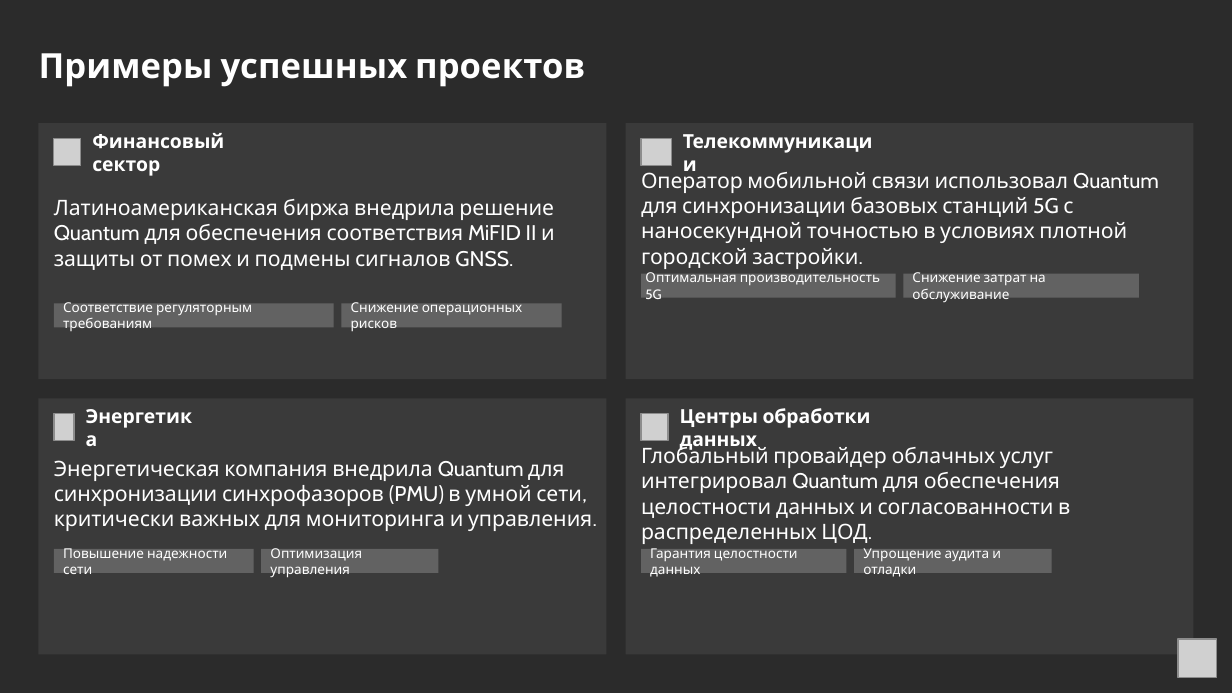
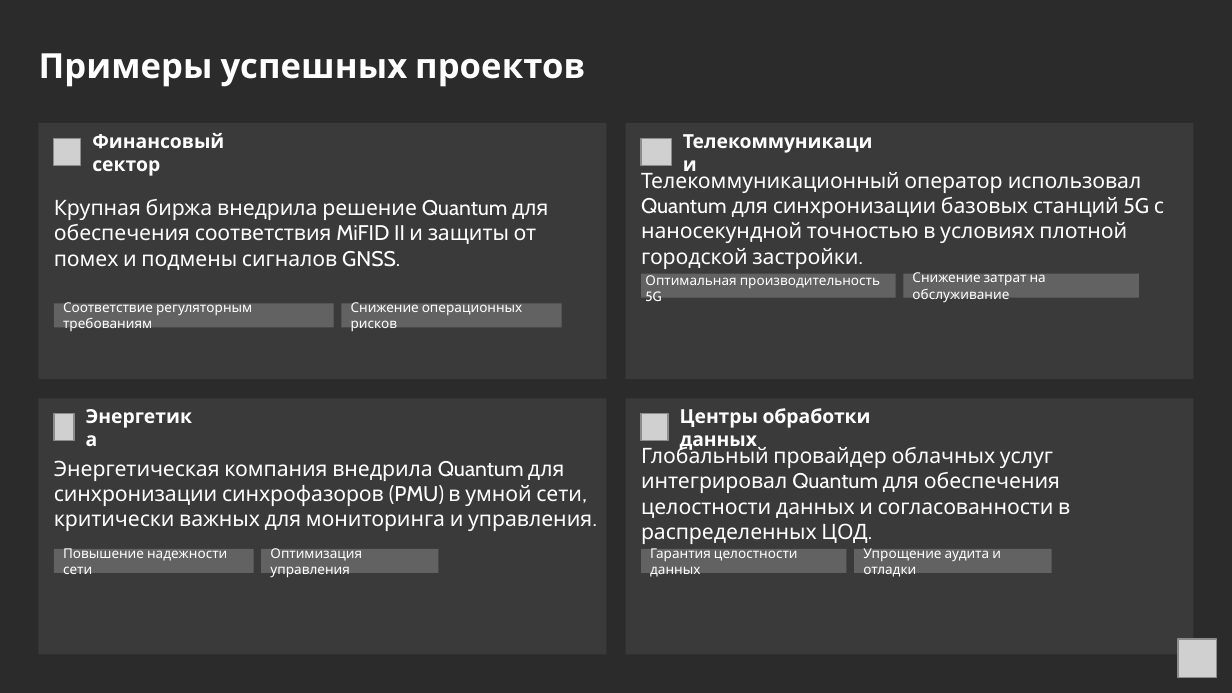
Before and after one commit to SiwaNetwork/QUANTUM, a slide deck: slide 4 of ДОКУМЕНТЫ/МАТЕРИАЛ СТАТЬИ/SHIWA_NETWORK_Quantum_Стратегическое_преимущество_в_обеспечении_надежной_синхронизации_времени_для_бизнеса.pptx. Drawn at 1232x693 pixels with LibreOffice and Linux fonts; fonts in the diff are those of the drawing; grey boxes stand for pictures; background and template pictures are left out; a plain dark background stands for a picture behind light text. Boxes give left, top, right and bottom in pixels: in the first picture for what was removed or moved away, otherwise in the second. Text is boxed around its words. In the diff, an @@ line names an element or a change of style, - is before the commit and + after.

```diff
--- a/ДОКУМЕНТЫ/МАТЕРИАЛ СТАТЬИ/SHIWA_NETWORK_Quantum_Стратегическое_преимущество_в_обеспечении_надежной_синхронизации_времени_для_бизнеса.pptx
+++ b/ДОКУМЕНТЫ/МАТЕРИАЛ СТАТЬИ/SHIWA_NETWORK_Quantum_Стратегическое_преимущество_в_обеспечении_надежной_синхронизации_времени_для_бизнеса.pptx
@@ text at [641,167,1164,269]: text changed @@
-Оператор мобильной связи использовал Quantum для синхронизации базовых станций 5G с наносекундной точностью в условиях плотной городской застройки.
+Телекоммуникационный оператор использовал Quantum для синхронизации базовых станций 5G с наносекундной точностью в условиях плотной городской застройки.
@@ text at [54,199,548,270]: text changed @@
-Латиноамериканская биржа внедрила решение Quantum для обеспечения соответствия MiFID II и защиты от помех и подмены сигналов GNSS.
+Крупная биржа внедрила решение Quantum для обеспечения соответствия MiFID II и защиты от помех и подмены сигналов GNSS.
```
Also in this commit, not shown: 3 other slides changed, 8 other files.
